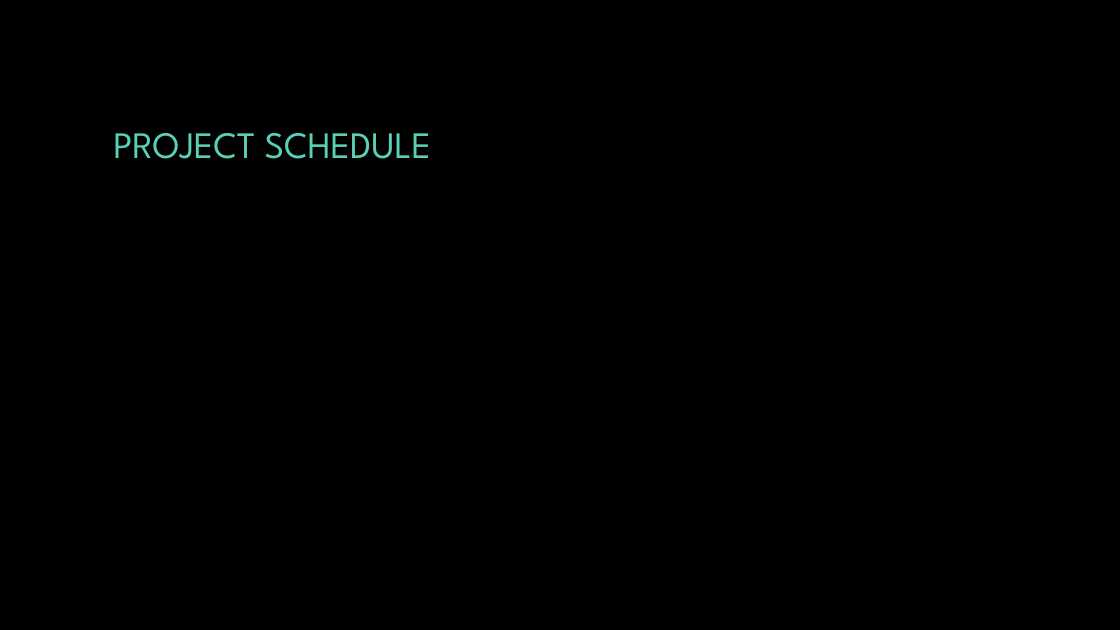
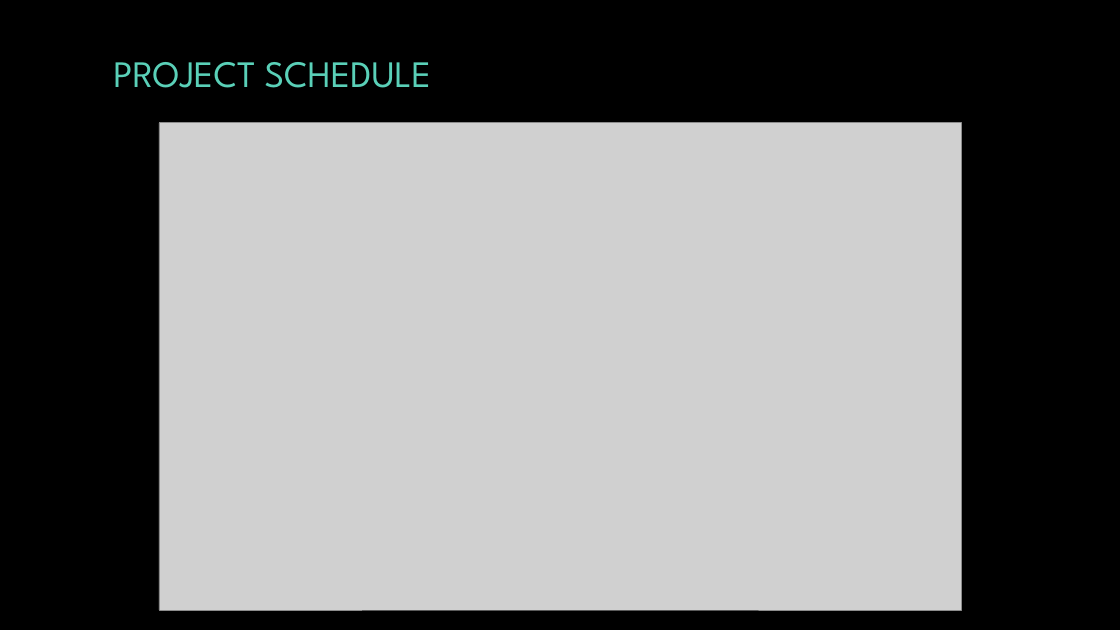
Before and after one commit to Nayrgton/PasswordProtectionProgram, a slide deck: slide 10 of Doc/FinalPresentation/PasswordProtectionProgram.pptx. Drawn at 1120x630 pixels with LibreOffice and Linux fonts; fonts in the diff are those of the drawing; grey boxes stand for pictures; background and template pictures are left out. Boxes give left, top, right and bottom in pixels: in the first picture for what was removed or moved away, otherwise in the second. Text is boxed around its words. In the diff, an @@ line names an element or a change of style, - is before the commit and + after.

```diff
--- a/Doc/FinalPresentation/PasswordProtectionProgram.pptx
+++ b/Doc/FinalPresentation/PasswordProtectionProgram.pptx
@@ title "PROJECT SCHEDULE": place and size @@
-title "PROJECT SCHEDULE" at (113,133,432,159)
+title "PROJECT SCHEDULE" at (113,62,432,88)
@@ picture added at (159,123,961,610) @@
```
Also in this commit, not shown: 4 other slides changed, 5 slides added, 6 slides removed, 1 other file.
